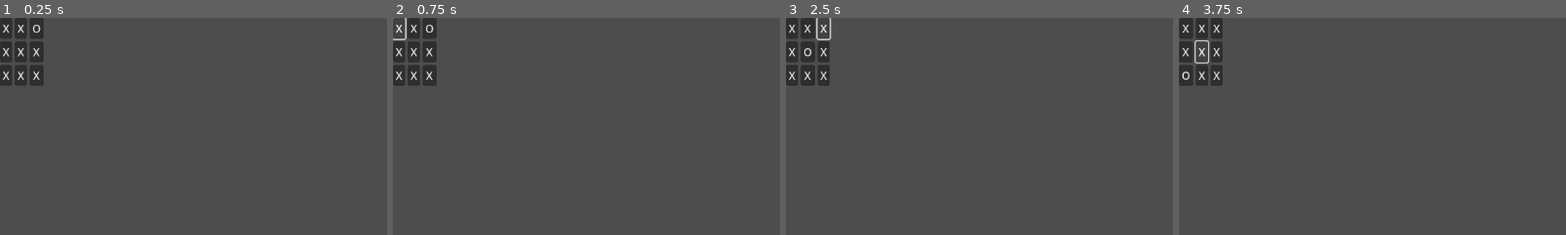
Above: before the commit, frames 1-4 (left to right).
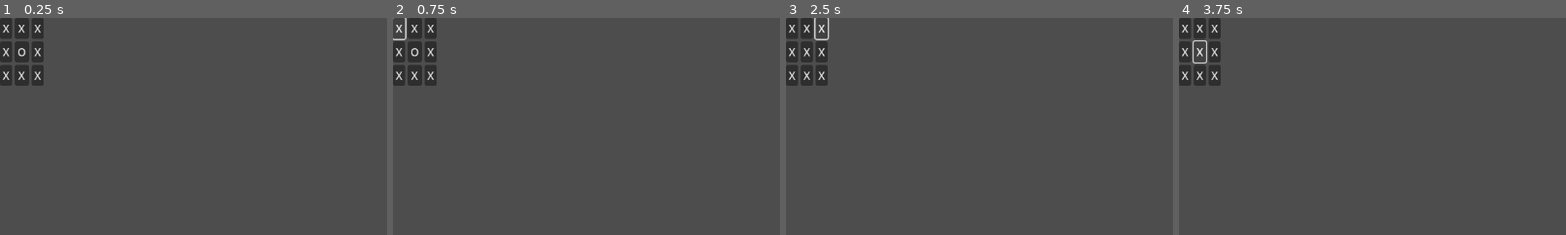
Above: after the commit, the same moments.

Repository: Han2-Ro/gmtk25
Game: Godot game, scene res://main.tscn
Two runs of this game, one before a commit and one after it. Both use one fixed random seed, a clock stepped at 60 frames per second and the inputs below.
Inputs:
- Up to frame 1 (0.25 s): no input
- Up to frame 2 (0.75 s): click "X" at 0.5 s
- Up to frame 3 (2.5 s): click "X" at 1.25 s; click "X" at 2 s
- Up to frame 4 (3.75 s): click "X" at 2.75 s; click "X" at 3.5 s
The pictures show only the part of the screen within x 0-50%, y 0-50%; the shares and areas given below are measured in that part.

The runs differ from the first frame. In frame 1, 0.5% of the frame differs, in the area x 4-11%, y 0-32%; in frame 2, 0.5%; in frame 3, 0.8%; in frame 4, 1.1%, in the area x 0-12%, y 0-32%.

Commit message:
feat: check that user pressed correct button sequence

Diff:
--- a/show_sequence/grid_container.gd
+++ b/show_sequence/grid_container.gd
@@ -7,6 +7,9 @@
 		await get_tree().create_timer(.8).timeout
 		selected_button.text = "X"
 
+var level_sequence = generate_sequence(3)
+var user_presses = []
+
 func generate_sequence(length: int):
 	var sequence: Array[int]
 	for i in range(length):
@@ -14,9 +17,15 @@
 	return sequence
 
 func _ready() -> void:
-	var sequence = generate_sequence(10)
-	flash_sequence(sequence)
+	flash_sequence(level_sequence)
 
 
 func _on_button_pressed(id: int) -> void:
-	print(id)
+	var current_step = len(user_presses)
+	var expected_button = level_sequence[current_step]
+	if (expected_button == id):
+		print("Correct")
+		user_presses.append(id)
+	else:
+		# TODO: disable wrong button until next step
+		print("WRONG! Should have been button", expected_button)
